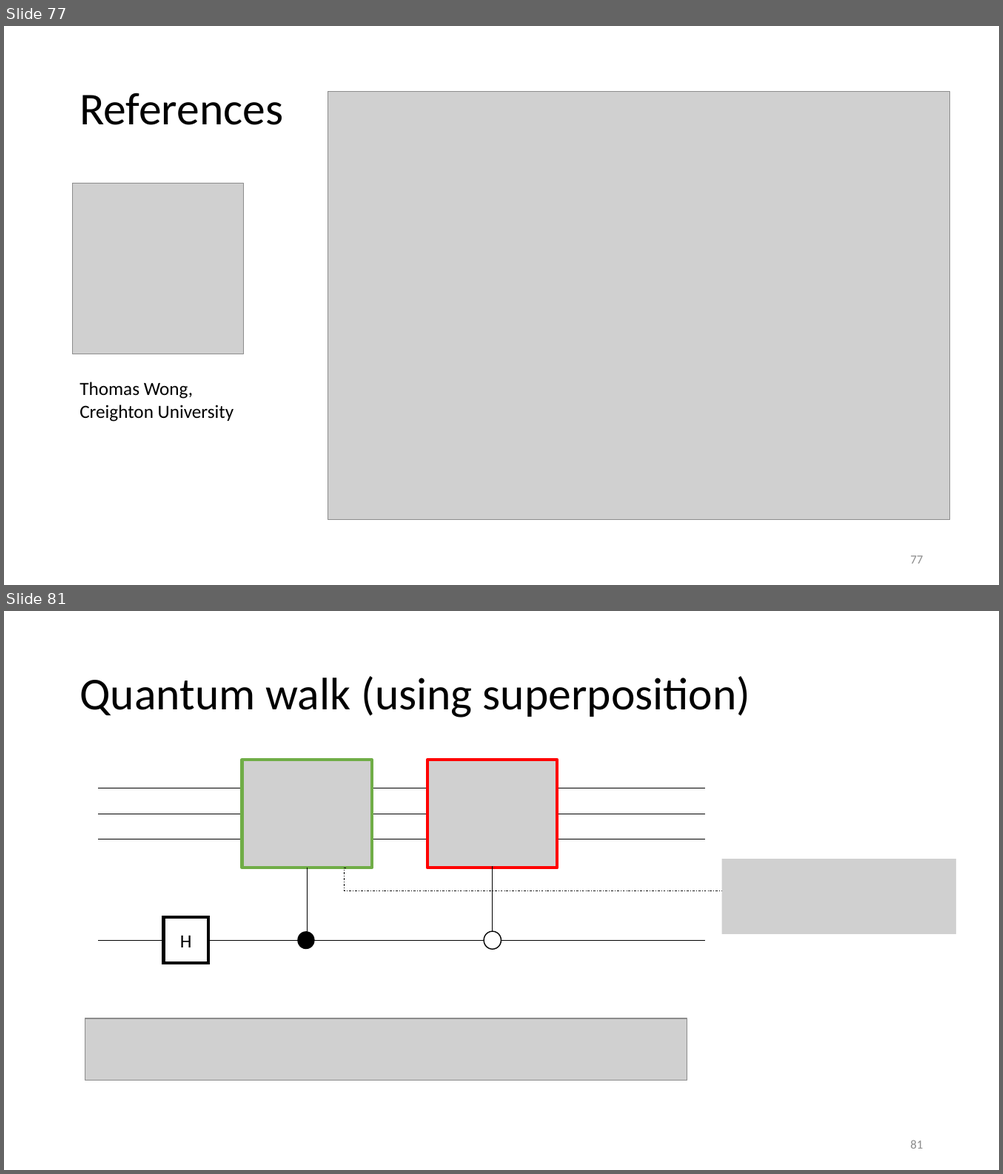
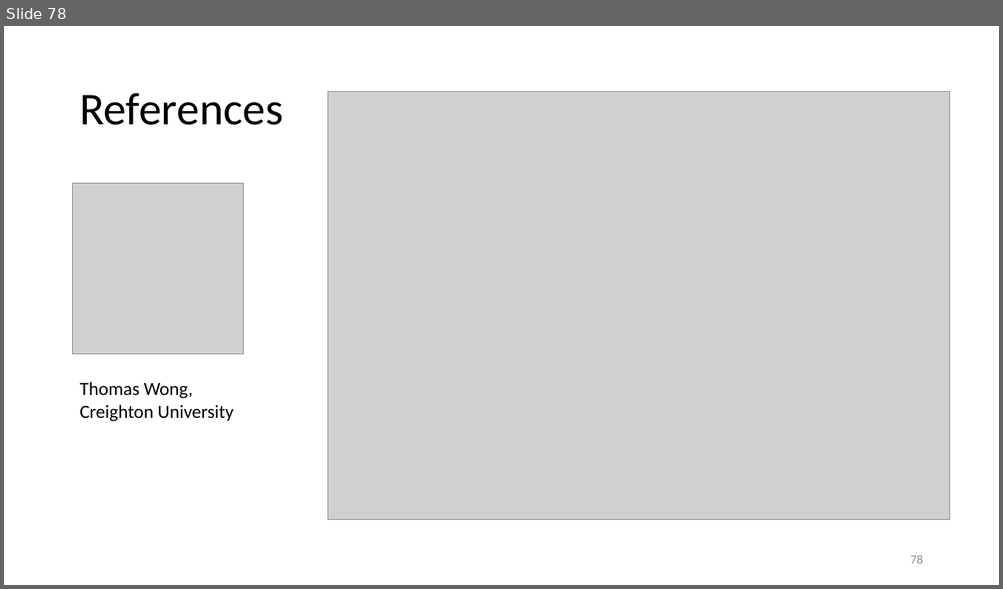
Before and after one commit to vutuanhai237/CourseMaterialsUIT, a slide deck: SExxx-Programming for quantum computer/Slide/4. quantum algo.pptx. Shown one above the other, each under a label of ours: slides 77 and 81 before the commit, slide 78 after it; the slides between them are not shown. The pictures are 1003x1174 and 1003x589 pixels, drawn with LibreOffice and Linux fonts; fonts in the diff are those of the drawing; grey boxes stand for pictures. Boxes give left, top, right and bottom in pixels: in the first picture for what was removed or moved away, otherwise in the second. Text is boxed around its words. In the diff, an @@ line names an element or a change of style, - is before the commit and + after.

```diff
--- a/SExxx-Programming for quantum computer/Slide/4. quantum algo.pptx
+++ b/SExxx-Programming for quantum computer/Slide/4. quantum algo.pptx
@@ slide 81 removed at [4,611,999,1170], background #FFFFFF @@
@@ title removed at [79,676,751,718] @@
-Quantum walk (using superposition)
@@ picture removed at [242,760,372,869] @@
@@ picture removed at [427,760,557,869] @@
@@ line removed from (98, 789) to (705, 789) @@
@@ line removed from (98, 814) to (705, 814) @@
@@ line removed from (98, 840) to (705, 840) @@
@@ line removed from (307, 869) to (307, 943) @@
@@ elbow arrow removed from (346, 869) to (745, 891) @@
@@ line removed from (492, 867) to (492, 941) @@
@@ picture removed at [722,859,956,934] @@
@@ rectangle removed at [164,917,208,963] @@
-H
@@ line removed from (98, 941) to (705, 941) @@
@@ ellipse removed at [297,932,314,950] @@
@@ ellipse removed at [484,932,501,950] @@
@@ picture removed at [85,1019,687,1081] @@
@@ page number removed at [910,1140,922,1149] @@
-81
@@ what was slide 77 is now slide 78 @@
@@ page number at [910,555,922,564]: text changed @@
-77
+78
```
Also in this commit, not shown: 9 slides changed, 1 slide added, 23 other slides removed, 7 other files.
